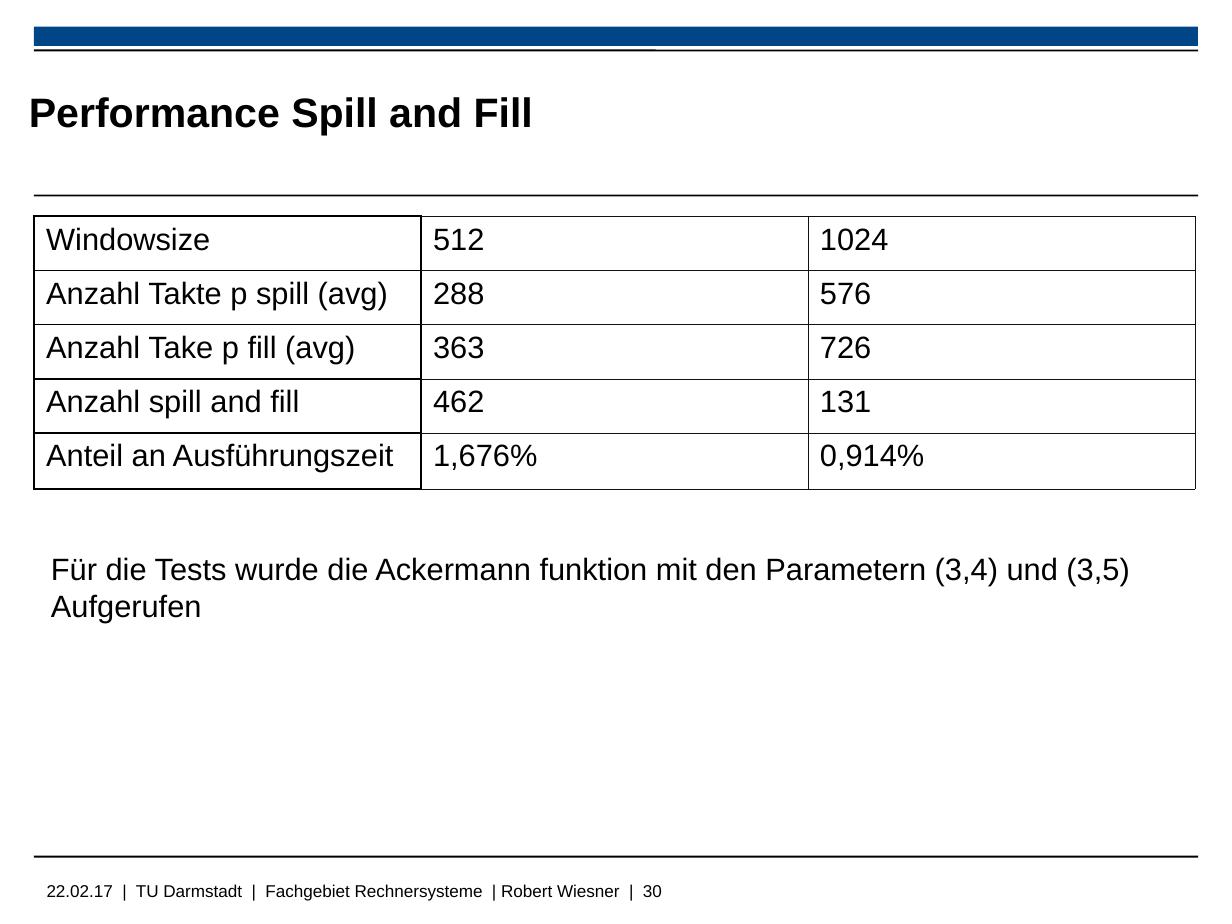
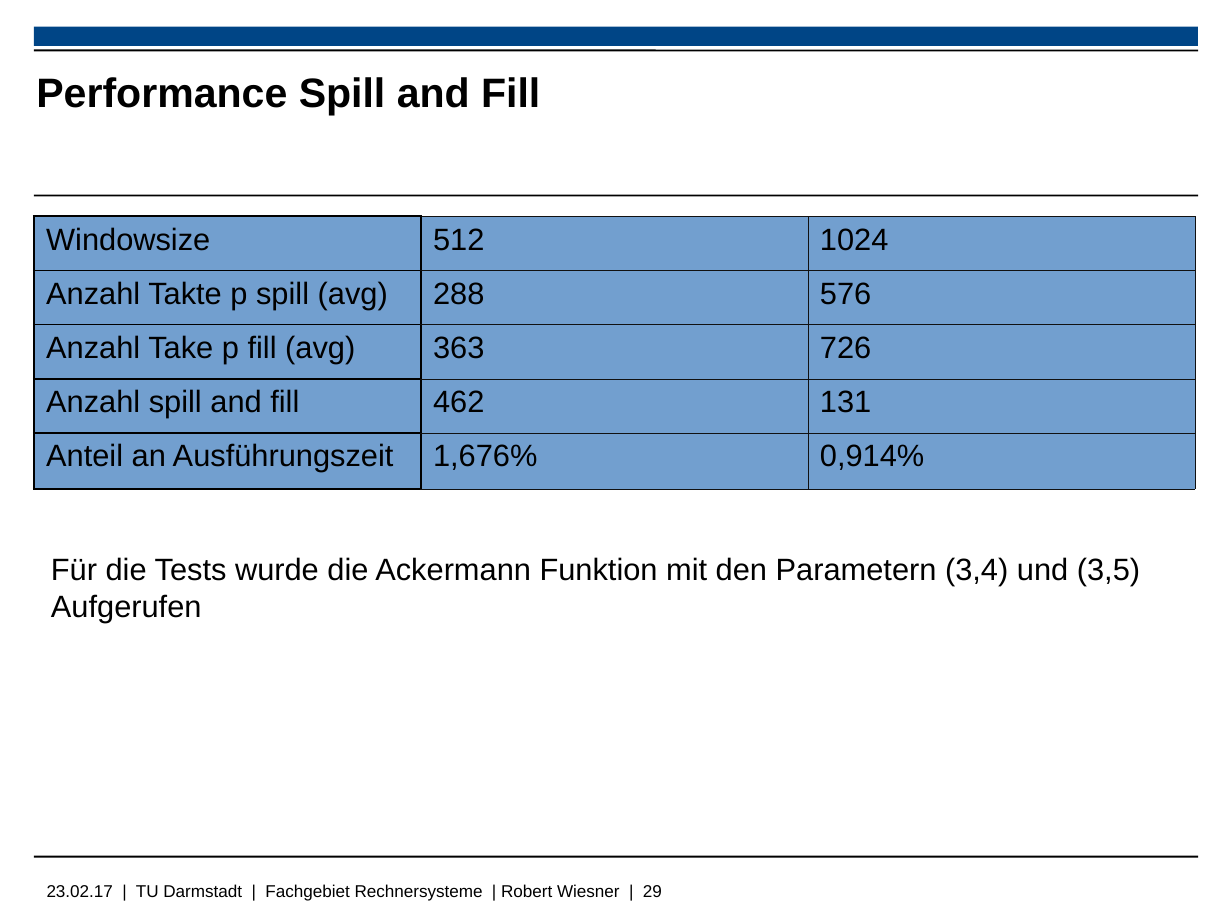
Before and after one commit to Wiero/PS_RS_REPORT, a slide deck: slide 29 of PräsentationSaF_Wiesner.odp (slide 30 before the commit). Drawn at 1232x924 pixels with LibreOffice and Linux fonts; fonts in the diff are those of the drawing; background and template pictures are left out. Boxes give left, top, right and bottom in pixels: in the first picture for what was removed or moved away, otherwise in the second. Text is boxed around its words. In the diff, an @@ line names an element or a change of style, - is before the commit and + after.

```diff
--- a/PräsentationSaF_Wiesner.odp
+++ b/PräsentationSaF_Wiesner.odp
@@ title "Performance Spill and Fill": place and size @@
-title "Performance Spill and Fill" at (29, 97, 533, 136)
+title "Performance Spill and Fill" at (36, 77, 540, 115)
@@ table at (33, 216, 1194, 488) @@
@@ fill none to #729FCF in 15 cells @@
@@ text at (51, 557, 1140, 585): text changed @@
-Für die Tests wurde die Ackermann funktion mit den Parametern (3,4) und (3,5)
+Für die Tests wurde die Ackermann Funktion mit den Parametern (3,4) und (3,5)
@@ text at (47, 884, 662, 901): text changed @@
-22.02.17 | TU Darmstadt | Fachgebiet Rechnersysteme | Robert Wiesner | 30
+23.02.17 | TU Darmstadt | Fachgebiet Rechnersysteme | Robert Wiesner | 29
```
Also in this commit, not shown: 28 other slides changed, 1 slide removed, 7 other files.
